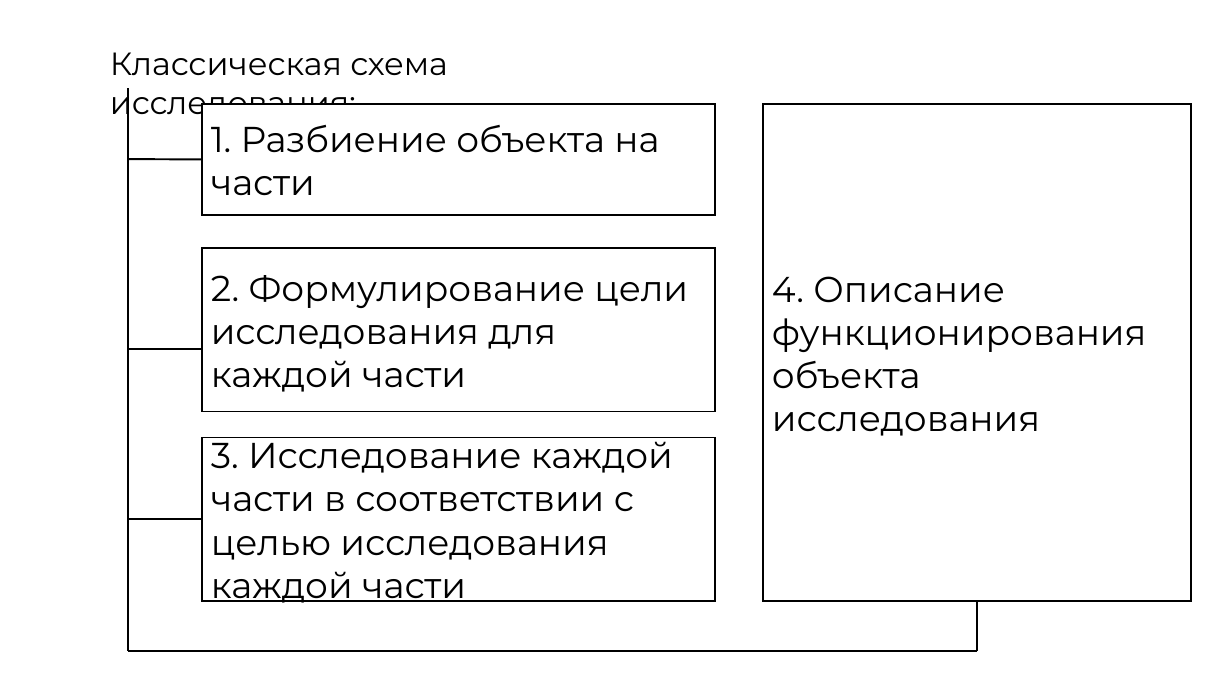
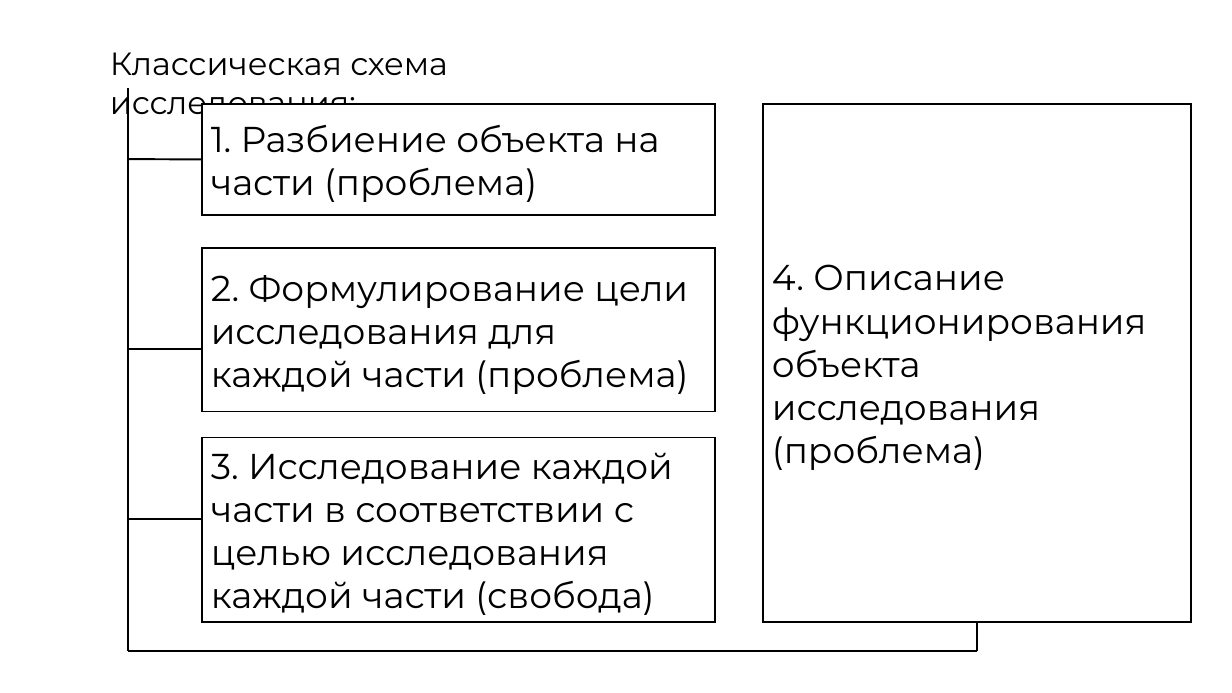
Before and after one commit to kuskas112/Labs, a slide deck: slide 8 of Основы системного анализа/lab1/lab1.pptx (slide 13 before the commit). Drawn at 1232x693 pixels with LibreOffice and Linux fonts; fonts in the diff are those of the drawing. Boxes give left, top, right and bottom in pixels: in the first picture for what was removed or moved away, otherwise in the second. Text is boxed around its words. In the diff, an @@ line names an element or a change of style, - is before the commit and + after.

```diff
--- a/Основы системного анализа/lab1/lab1.pptx
+++ b/Основы системного анализа/lab1/lab1.pptx
@@ rectangle "4. Описание функционирования объекта исследования ...": place and size @@
-rectangle "4. Описание функционирования объекта исследования ..." at (763,104,1192,602)
+rectangle "4. Описание функционирования объекта исследования ..." at (763,104,1192,623)
@@ text in rectangle at (211,125,659,202): text changed @@
-1. Разбиение объекта на части
+1. Разбиение объекта на части (проблема)
@@ text in rectangle at (772,264,1146,470): text changed @@
-4. Описание функционирования объекта исследования
+4. Описание функционирования объекта исследования (проблема)
@@ text in rectangle at (211,275,688,394): text changed @@
-2. Формулирование цели исследования для каждой части
+2. Формулирование цели исследования для каждой части (проблема)
@@ rectangle "3. Исследование каждой части в ...": place and size @@
-rectangle "3. Исследование каждой части в ..." at (201,438,714,602)
+rectangle "3. Исследование каждой части в ..." at (201,438,714,623)
@@ text in rectangle at (211,452,673,615): text changed @@
-3. Исследование каждой части в соответствии с целью исследования каждой части
+3. Исследование каждой части в соответствии с целью исследования каждой части (свобода)
@@ line moved from (978, 601) - (978, 652) to (978, 622) - (978, 652) @@
```
Also in this commit, not shown: 4 other slides changed, 1 slide added, 8 slides removed.
